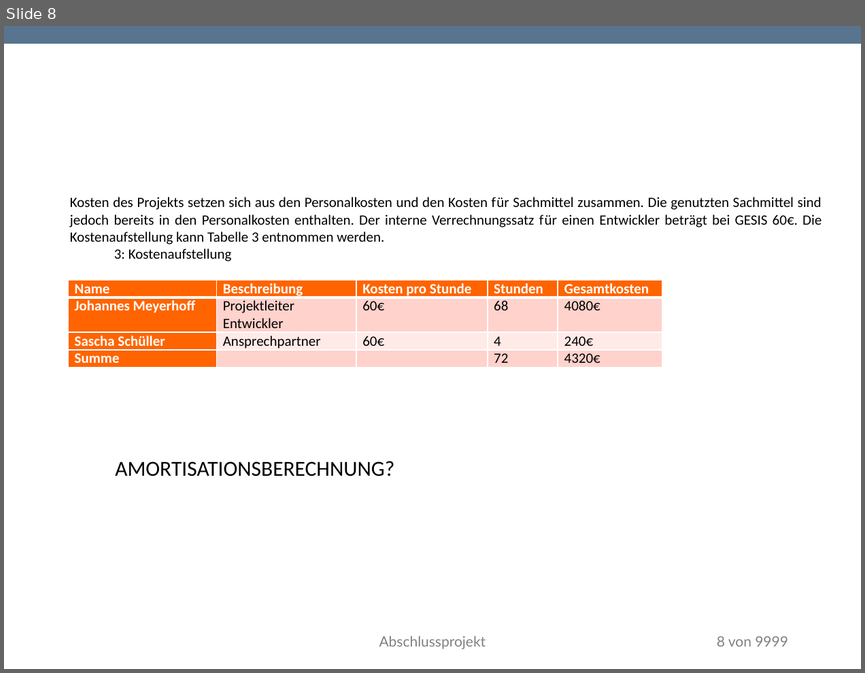
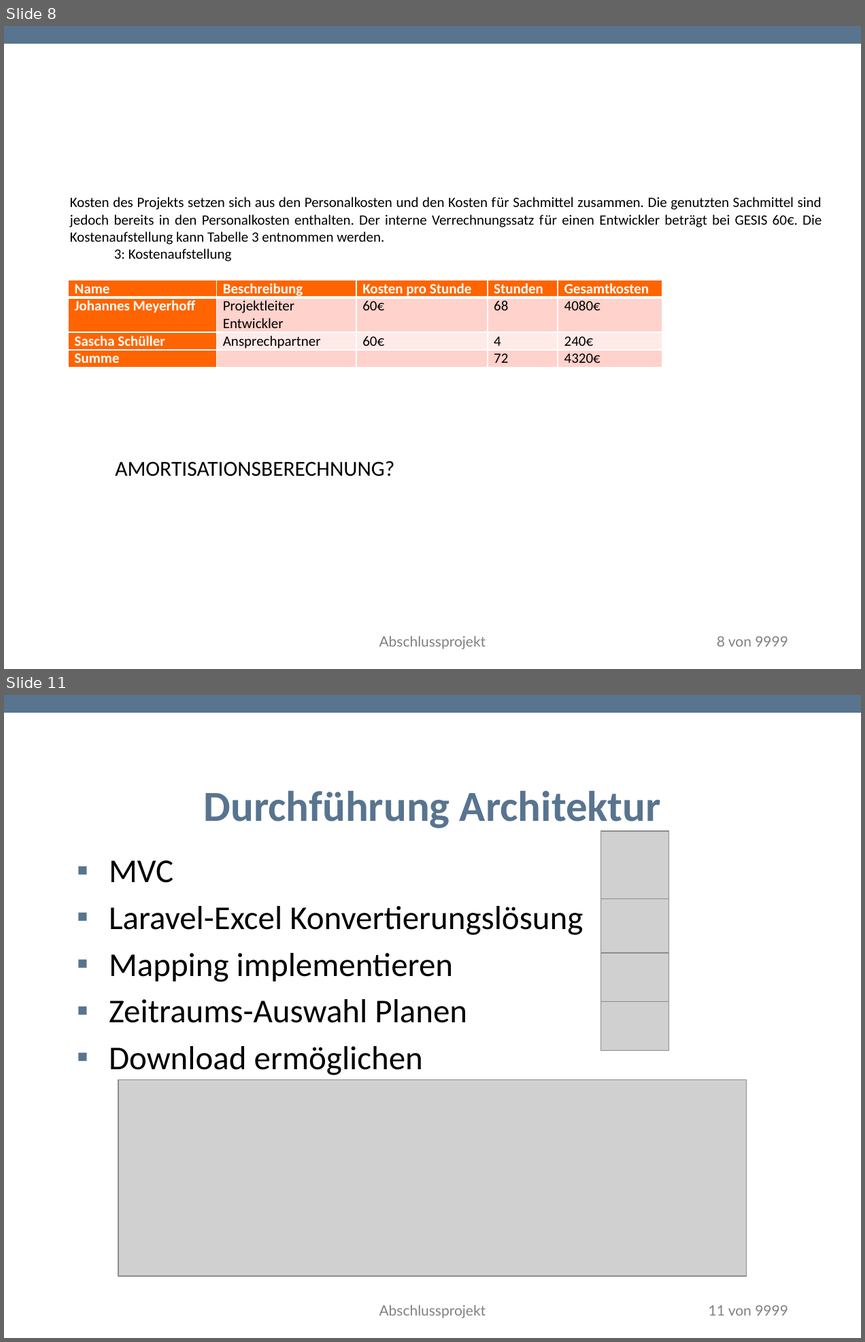
Before and after one commit to TwoHorus/dbExelExportLaravel, a slide deck: DOC/Fachgespraech.pptx. Shown one above the other, each under a label of ours: slide 8 before the commit, slides 8 and 11 after it; the slides between them are not shown. The pictures are 865x673 and 865x1342 pixels, drawn with LibreOffice and Linux fonts; fonts in the diff are those of the drawing; grey boxes stand for pictures; background and template pictures are left out. Boxes give left, top, right and bottom in pixels: in the first picture for what was removed or moved away, otherwise in the second. Text is boxed around its words. In the diff, an @@ line names an element or a change of style, - is before the commit and + after.

```diff
--- a/DOC/Fachgespraech.pptx
+++ b/DOC/Fachgespraech.pptx
@@ slide 11 added at [4,695,861,1338], background #FFFFFF; not listed: 1 template element that a slide beside it also shows @@
@@ title added at [204,791,661,831], 36 pt, text #58748F, bold @@
+Durchführung Architektur
@@ picture added at [600,831,668,899] @@
@@ text added at [109,860,583,1075], 28 pt, text #000000 @@
+▪ MVC
+▪ Laravel-Excel Konvertierungslösung
+▪ Mapping implementieren
+▪ Zeitraums-Auswahl Planen
+▪ Download ermöglichen
@@ picture added at [600,885,668,953] @@
@@ picture added at [600,934,668,1002] @@
@@ picture added at [600,982,668,1050] @@
@@ picture added at [118,1080,746,1276] @@
@@ text added at [379,1304,486,1318], 12 pt, text #808080 @@
+Abschlussprojekt
@@ page number added at [708,1305,788,1315], 12 pt, text #808080 @@
+11 von 9999
```
Also in this commit, not shown: 4 slides changed, 6 other slides added, 1 slide removed.
